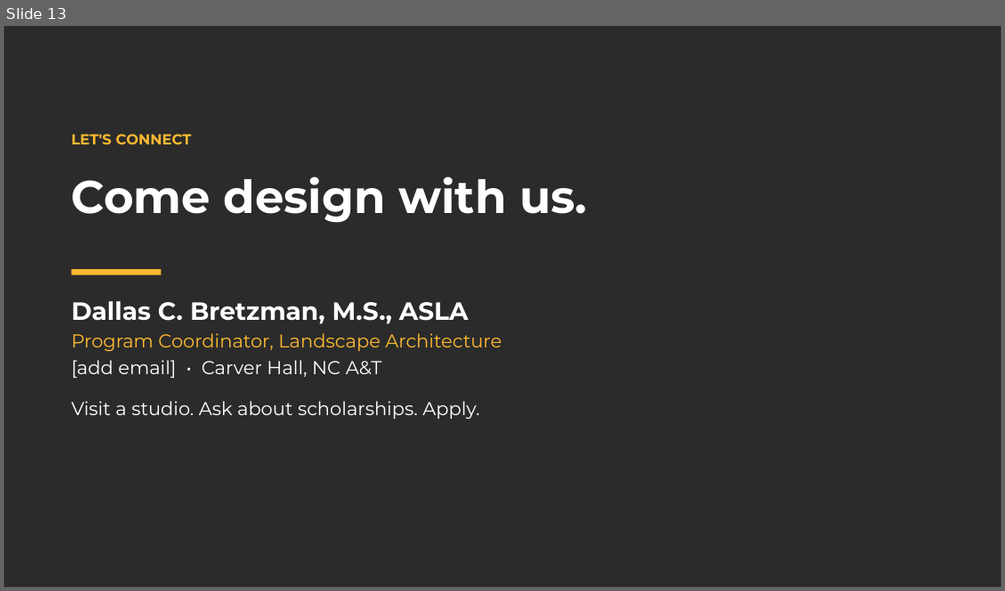
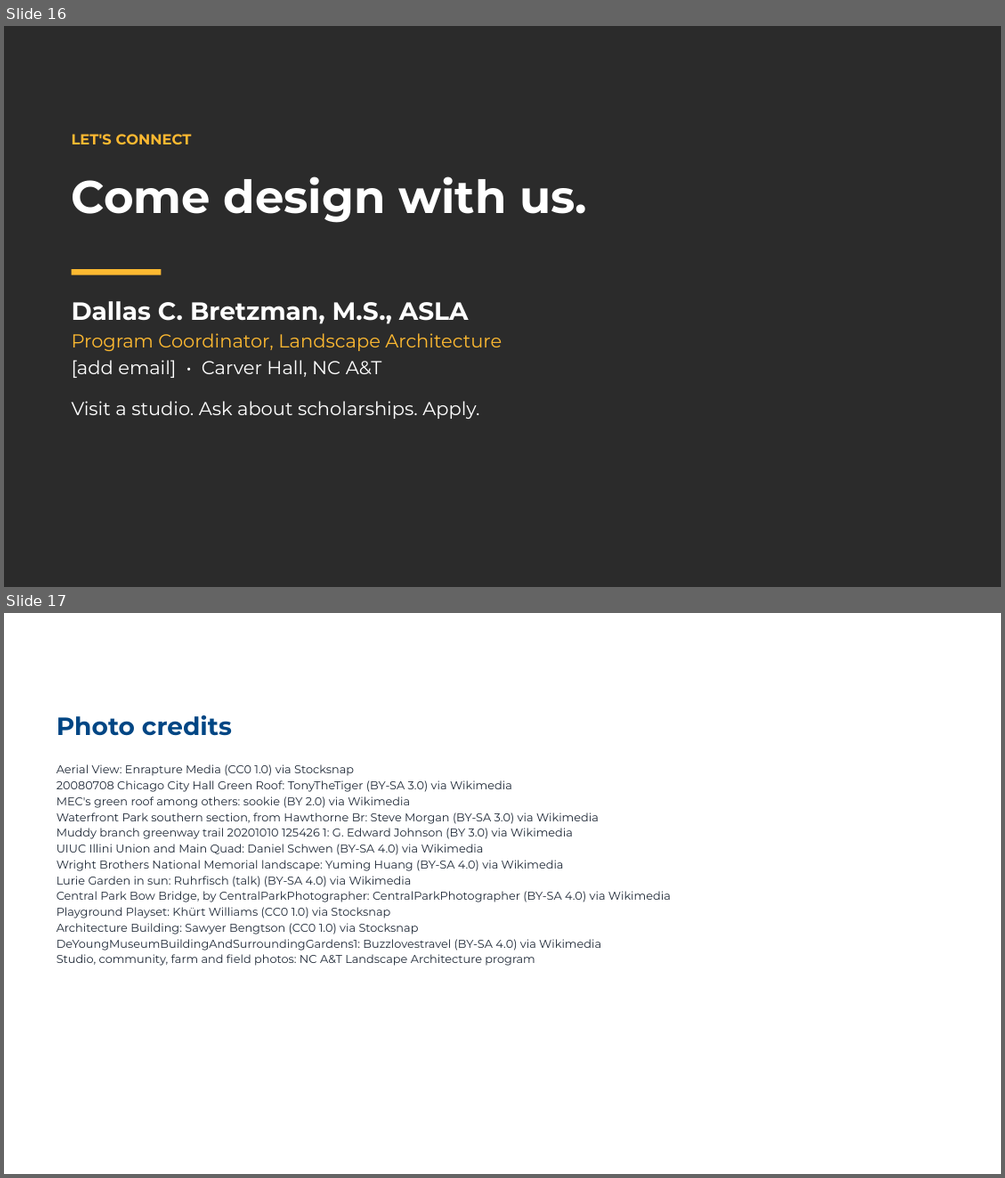
Before and after one commit to ncatlandarch-droid/ncat-landreth-farm-expansion, a slide deck: recruiting/NCAT_Landscape_Architecture_Recruiting.pptx. Shown one above the other, each under a label of ours: slide 13 before the commit, slides 16 and 17 after it. The pictures are 1005x591 and 1005x1178 pixels, drawn with LibreOffice and Linux fonts; fonts in the diff are those of the drawing; background and template pictures are left out; a plain dark background stands for a picture behind light text. Boxes give left, top, right and bottom in pixels: in the first picture for what was removed or moved away, otherwise in the second. Text is boxed around its words. In the diff, an @@ line names an element or a change of style, - is before the commit and + after.

```diff
--- a/recruiting/NCAT_Landscape_Architecture_Recruiting.pptx
+++ b/recruiting/NCAT_Landscape_Architecture_Recruiting.pptx
@@ slide 17 added at bbox=[4, 613, 1001, 1174], background picture (left out) @@
@@ text added at bbox=[57, 715, 232, 736], 24 pt, text #004684, bold @@
+Photo credits
@@ text added at bbox=[57, 764, 671, 965], 11 pt, text #1F2937 @@
+Aerial View: Enrapture Media (CC0 1.0) via Stocksnap
+20080708 Chicago City Hall Green Roof: TonyTheTiger (BY-SA 3.0) via Wikimedia
+MEC's green roof among others: sookie (BY 2.0) via Wikimedia
+Waterfront Park southern section, from Hawthorne Br: Steve Morgan (BY-SA 3.0) via Wikimedia
+Muddy branch greenway trail 20201010 125426 1: G. Edward Johnson (BY 3.0) via Wikimedia
+UIUC Illini Union and Main Quad: Daniel Schwen (BY-SA 4.0) via Wikimedia
+Wright Brothers National Memorial landscape: Yuming Huang (BY-SA 4.0) via Wikimedia
+Lurie Garden in sun: Ruhrfisch (talk) (BY-SA 4.0) via Wikimedia
+Central Park Bow Bridge, by CentralParkPhotographer: CentralParkPhotographer (BY-SA 4.0) via Wikimedia
+Playground Playset: Khürt Williams (CC0 1.0) via Stocksnap
+Architecture Building: Sawyer Bengtson (CC0 1.0) via Stocksnap
+DeYoungMuseumBuildingAndSurroundingGardens1: Buzzlovestravel (BY-SA 4.0) via Wikimedia
+Studio, community, farm and field photos: NC A&T Landscape Architecture program
@@ what was slide 13 is now slide 16 @@
```
Also in this commit, not shown: 1 slide changed, 4 other slides added, 1 slide removed.
